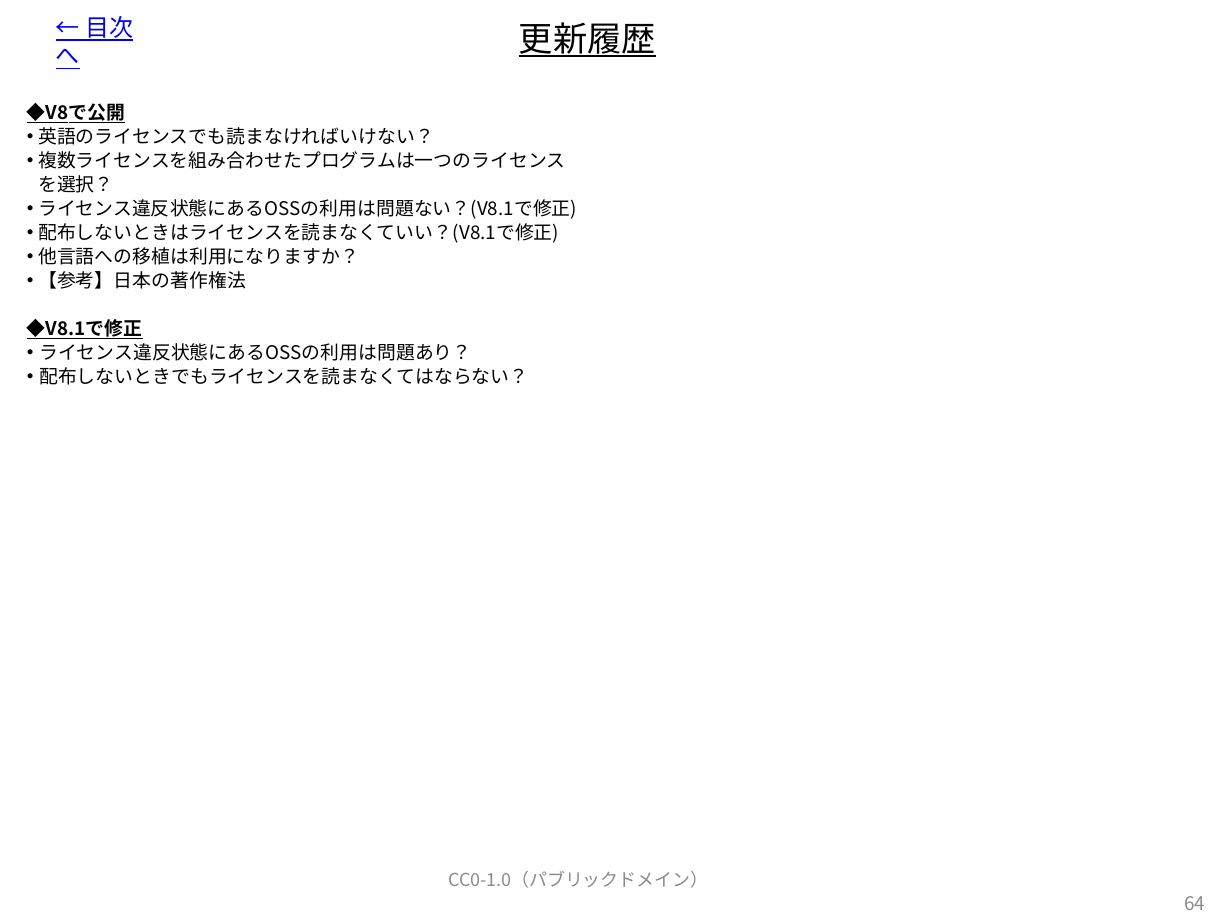
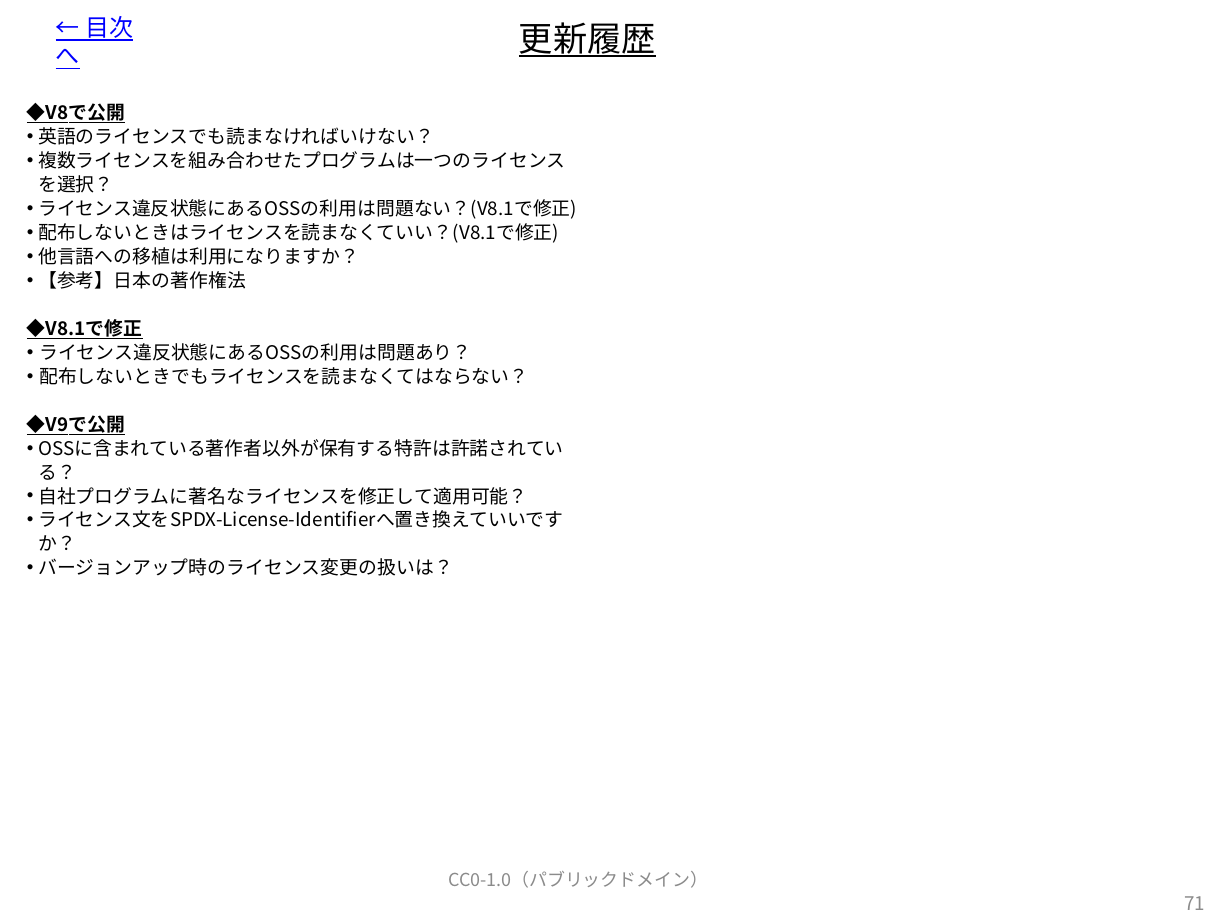
Before and after one commit to OpenChain-Project/OpenChain-JWG, a slide deck: slide 71 of Education_Material/FAQ/OSSライセンス関連でよくある誤解_CC0.pptx (slide 65 before the commit). Drawn at 1232x924 pixels with LibreOffice and Linux fonts; fonts in the diff are those of the drawing. Boxes give left, top, right and bottom in pixels: in the first picture for what was removed or moved away, otherwise in the second. Text is boxed around its words. In the diff, an @@ line names an element or a change of style, - is before the commit and + after.

```diff
--- a/Education_Material/FAQ/OSSライセンス関連でよくある誤解_CC0.pptx
+++ b/Education_Material/FAQ/OSSライセンス関連でよくある誤解_CC0.pptx
@@ text at <box>27,415,563,576</box>: paragraphs added @@
+◆V9で公開
+• OSSに含まれている著作者以外が保有する特許は許諾されている？
+• 自社プログラムに著名なライセンスを修正して適用可能？
+• ライセンス文をSPDX-License-Identifierへ置き換えていいですか？
+• バージョンアップ時のライセンス変更の扱いは？
@@ page number at <box>1184,896,1205,910</box>: text changed @@
-64
+71
```
Also in this commit, not shown: 2 other slides changed, 6 slides added, 1 other file.
